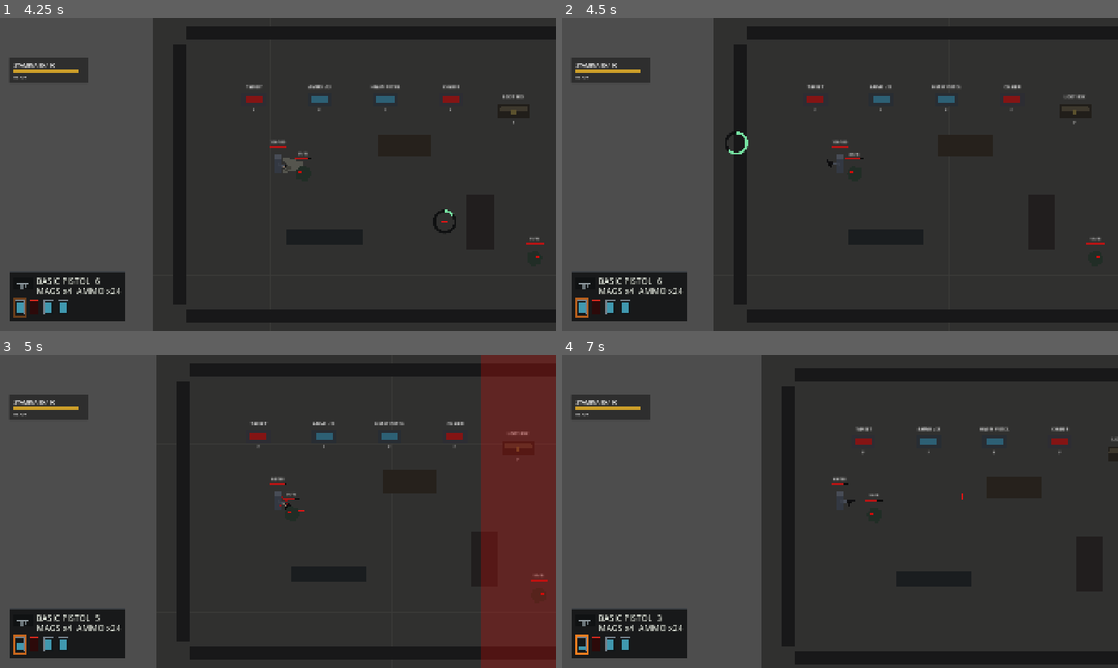
Above: before the commit, frames 1-4 (two rows, left to right).
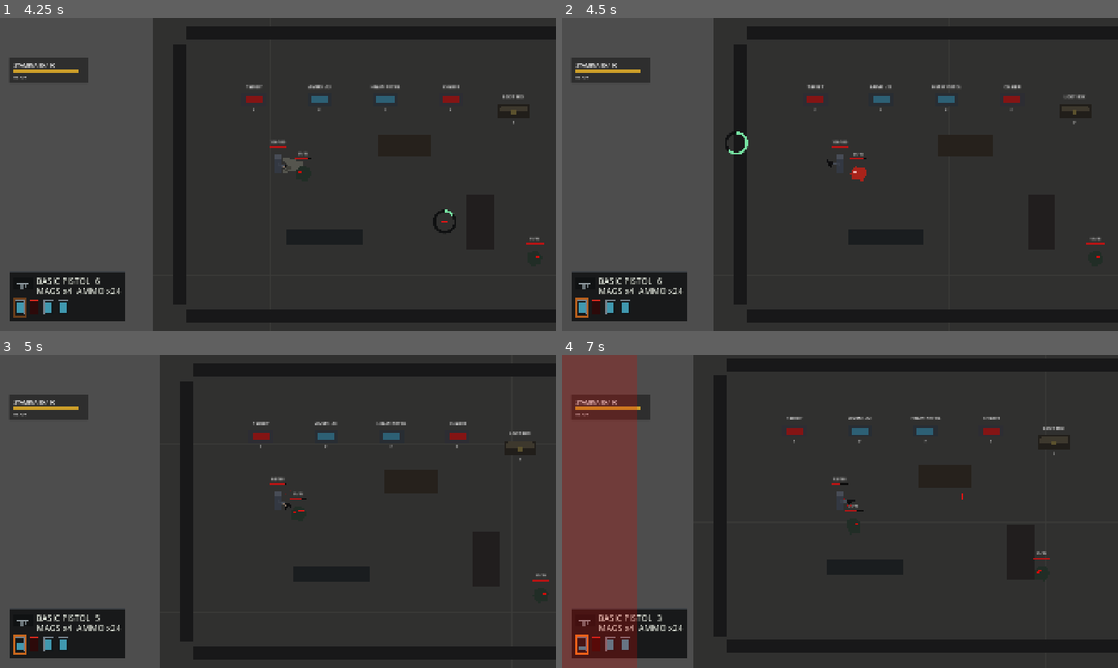
Above: after the commit, the same moments.

Repository: YuiTatsuki1011/projekt-black
Game: Godot game, scene res://scenes/levels/top_down_test_level.tscn
Same seed, same stepped clock (60 frames per second), same inputs: the game is played once before the commit and once after it.
Inputs (mouse positions are in pixels of both pictures, inside the frame that each line leads up to):
- Up to frame 1 (4.25 s): tap Enter at 0.5 s; move the mouse to (400, 158) at 0.52 s; hold D (move_right) 0.53-1.25 s; hold C (crouch) 0.53-1.25 s; click (400, 158) at 0.67 s; tap W (move_up) at 0.77, 3.77 s; drag from (166, 190) to (389, 165) at 1.27 s; tap Space at 2 s; move the mouse to (333, 105) at 2.02 s; press the mouse at (333, 105) at 2.03 s; hold A (move_left) 2.03-2.75 s; release the mouse at (333, 105) at 2.75 s; drag from (250, 237) to (289, 96) at 2.77 s; move the mouse to (444, 221) at 3.52 s; hold D (move_right) from 3.53 s (still down); hold Right mouse button (sub_weapon_aim) from 3.53 s (still down)
- Up to frame 2 (4.5 s): release D (move_right) at 4.25 s; release Right mouse button (sub_weapon_aim) at 4.25 s; drag from (673, 127) to (862, 174) at 4.27 s
- Up to frame 3 (5 s): no input
- Up to frame 4 (7 s): move the mouse to (867, 511) at 5.02 s; hold D (move_right) 5.03-5.75 s; tap Shift (dodge) at 5.1 s; click (867, 511) at 5.17 s; drag from (756, 433) to (951, 436) at 5.77 s; move the mouse to (962, 495) at 6.52 s; hold A (move_left) from 6.53 s (still down); tap F (interact) at 6.6 s; tap W (move_up) at 6.77 s

Frame 1 is identical in both runs. In frame 2, 0.1% of the frame differs, in the area x 50-55%, y 43-53%; in frame 3, 14%; in frame 4, 27%, in the area x 0-100%, y 0-100%.

Commit message:
Keep top-down chasers out of player collision

Diff:
--- a/scenes/enemies/top_down_chaser_enemy.tscn
+++ b/scenes/enemies/top_down_chaser_enemy.tscn
@@ -8,10 +8,10 @@
 [ext_resource type="Script" path="res://scripts/enemies/loot_dropper.gd" id="6_loot_dropper"]
 
 [sub_resource type="CircleShape2D" id="CircleShape2D_body"]
-radius = 16.0
+radius = 18.0
 
 [sub_resource type="CircleShape2D" id="CircleShape2D_damage"]
-radius = 26.0
+radius = 40.0
 
 [node name="TopDownChaserEnemy" type="CharacterBody2D"]
 collision_layer = 8
--- a/scripts/enemies/top_down_chaser_enemy.gd
+++ b/scripts/enemies/top_down_chaser_enemy.gd
@@ -12,11 +12,13 @@
 @export var move_speed: float = 92.0
 @export var aggro_range: float = 520.0
 @export var attack_damage: int = 16
-@export var attack_range: float = 34.0
+@export var attack_range: float = 44.0
 @export var attack_windup_time: float = 0.28
 @export var attack_active_time: float = 0.16
 @export var attack_recovery_time: float = 0.55
 @export var attack_lunge_speed: float = 180.0
+@export var desired_target_separation: float = 36.0
+@export var separation_push_speed: float = 420.0
 @export var hit_vfx_scene: PackedScene
 @export var death_vfx_scene: PackedScene
 @export var knockback_strength: float = 130.0
@@ -64,6 +66,7 @@
 	_update_velocity()
 	_knockback_velocity = _knockback_velocity.move_toward(Vector2.ZERO, knockback_recovery * delta)
 	move_and_slide()
+	_apply_target_separation(delta)
 
 
 func apply_hit_reaction(direction: Vector2, _damage: int, hit_position: Vector2) -> void:
@@ -90,14 +93,45 @@
 	if _target == null:
 		return
 
+	var to_target := _target.global_position - global_position
+	var target_distance := to_target.length()
+	var target_direction := to_target / target_distance if target_distance > 0.01 else _attack_direction
+	_apply_separation_velocity(target_distance, target_direction)
+
 	match _attack_state:
 		AttackState.CHASE:
-			var to_target := _target.global_position - global_position
-			if to_target.length_squared() <= aggro_range * aggro_range and to_target.length_squared() > 1.0:
-				velocity += to_target.normalized() * move_speed
+			if target_distance <= aggro_range and target_distance > desired_target_separation:
+				velocity += target_direction * move_speed
 				_set_facing(to_target)
 		AttackState.ACTIVE:
-			velocity += _attack_direction * attack_lunge_speed
+			if target_distance > desired_target_separation:
+				velocity += _attack_direction * attack_lunge_speed
+
+
+func _apply_separation_velocity(target_distance: float, target_direction: Vector2) -> void:
+	if target_distance >= desired_target_separation:
+		return
+
+	var away_direction := -target_direction
+	if away_direction == Vector2.ZERO:
+		away_direction = -_attack_direction
+	var separation_ratio := (desired_target_separation - target_distance) / desired_target_separation
+	velocity += away_direction.normalized() * separation_push_speed * clampf(separation_ratio, 0.25, 1.0)
+
+
+func _apply_target_separation(delta: float) -> void:
+	if _target == null or not is_instance_valid(_target):
+		return
+
+	var to_target := _target.global_position - global_position
+	var target_distance := to_target.length()
+	if target_distance <= 0.01 or target_distance >= desired_target_separation:
+		return
+
+	var away_direction := (-to_target).normalized()
+	var separation_delta := desired_target_separation - target_distance
+	var max_push := separation_push_speed * delta
+	global_position += away_direction * minf(separation_delta, max_push)
 
 
 func _update_attack_state(delta: float) -> void:
Not shown, added: scripts/enemies/top_down_chaser_enemy.gd.uid
Not shown, changed: docs/DECISIONS.md
Not shown, changed: docs/HANDOFF.md
Not shown, changed: docs/ROADMAP.md
